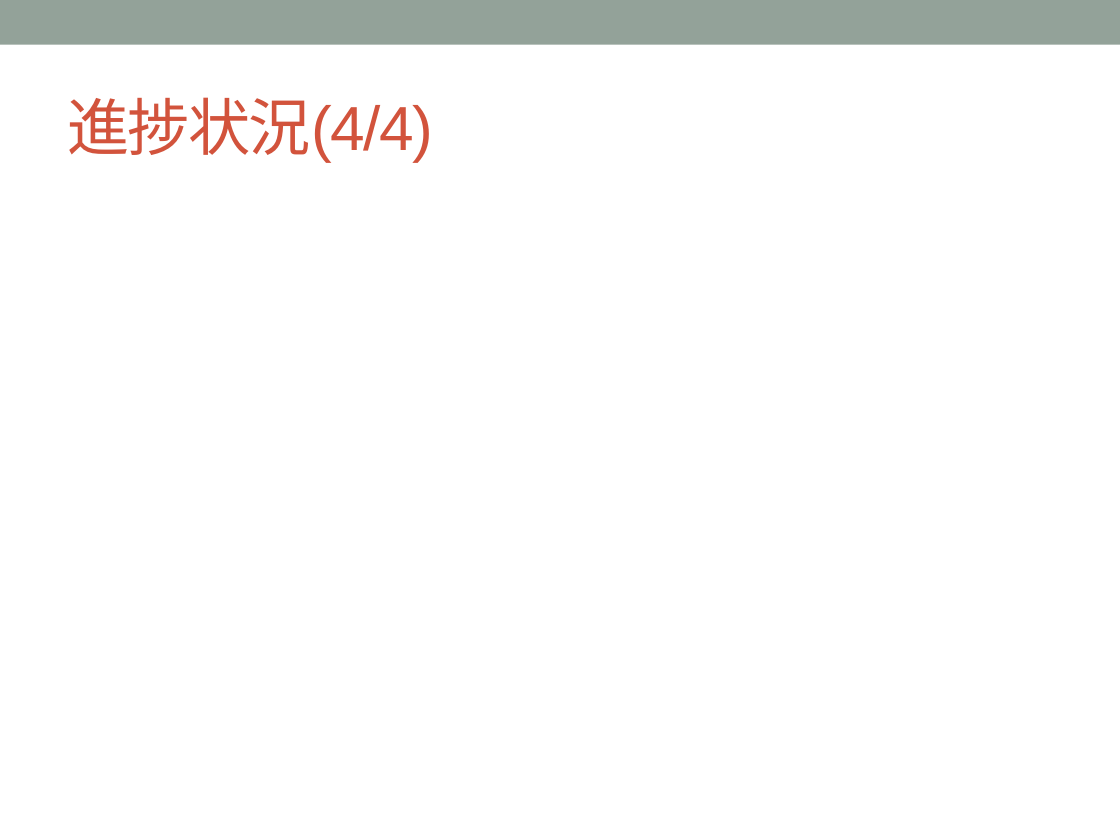
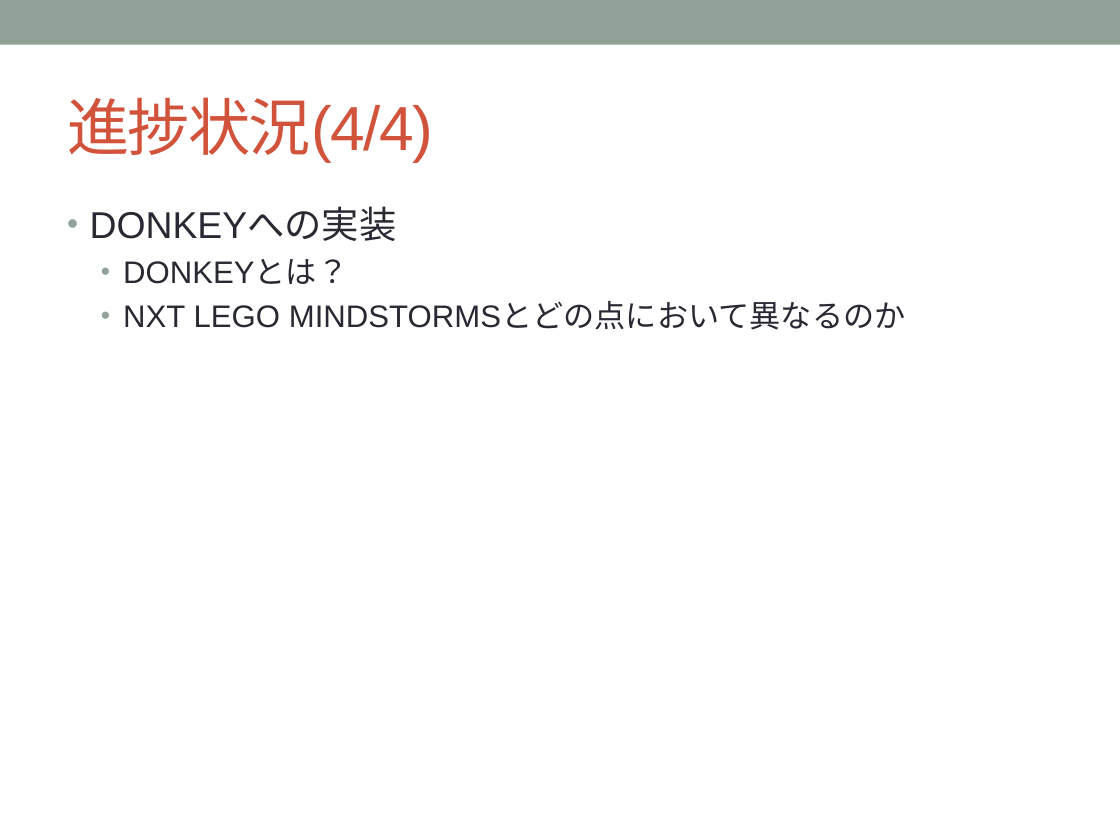
Before and after one commit to YutaNiimura/leJOS-OSEK, a slide deck: slide 18 of 中間発表関連/5I25新村祐太 中間発表スライドver0.1.pptx (slide 17 before the commit). Drawn at 1120x840 pixels with LibreOffice and Linux fonts; fonts in the diff are those of the drawing. Boxes give left, top, right and bottom in pixels: in the first picture for what was removed or moved away, otherwise in the second. Text is boxed around its words. In the diff, an @@ line names an element or a change of style, - is before the commit and + after.

```diff
--- a/中間発表関連/5I25新村祐太 中間発表スライドver0.1.pptx
+++ b/中間発表関連/5I25新村祐太 中間発表スライドver0.1.pptx
@@ text added at bbox=[90, 209, 906, 330], 20 pt, text #292934 @@
+• DONKEYへの実装
+  • DONKEYとは？
+  • NXT LEGO MINDSTORMSとどの点において異なるのか
```
Also in this commit, not shown: 8 other slides changed, 1 slide added.
